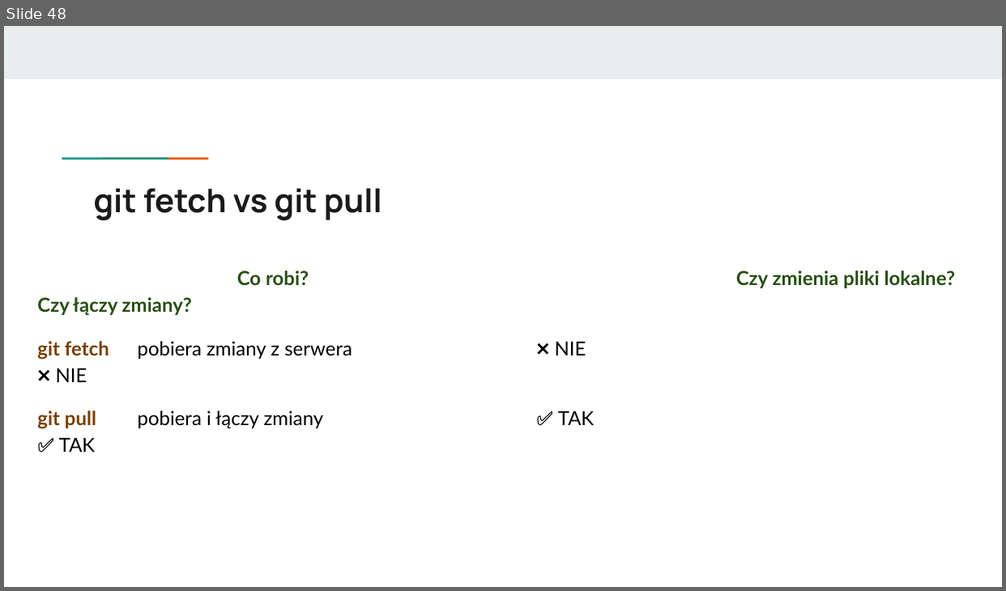
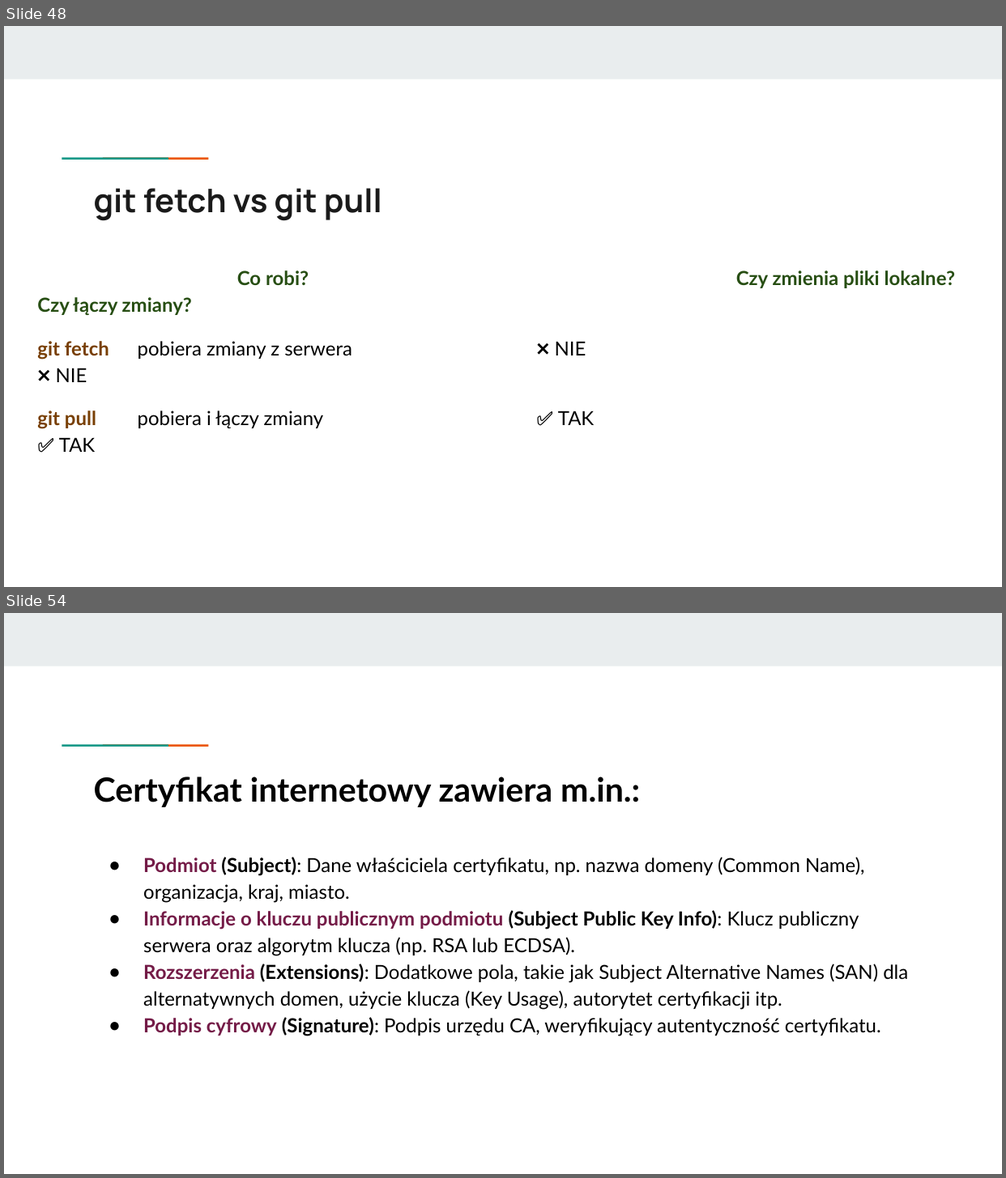
Before and after one commit to KasiaKasia/PRZEDMIOTY, a slide deck: ZASTOSOWANIE_INFORMATYKI/1A-gr_2/Zastosowanie informatyki - 1A gr. 2-plik2.pptx. Shown one above the other, each under a label of ours: slide 48 before the commit, slides 48 and 54 after it; the slides between them are not shown. The pictures are 1006x591 and 1006x1178 pixels, drawn with LibreOffice and Linux fonts; fonts in the diff are those of the drawing. Boxes give left, top, right and bottom in pixels: in the first picture for what was removed or moved away, otherwise in the second. Text is boxed around its words. In the diff, an @@ line names an element or a change of style, - is before the commit and + after.

Commit message:
[feat] - Zastosowanie info

```diff
--- a/ZASTOSOWANIE_INFORMATYKI/1A-gr_2/Zastosowanie informatyki - 1A gr. 2-plik2.pptx
+++ b/ZASTOSOWANIE_INFORMATYKI/1A-gr_2/Zastosowanie informatyki - 1A gr. 2-plik2.pptx
@@ slide 54 added at (4, 613, 1002, 1174), background #FFFFFF; not listed: 3 template elements that a slide beside it also shows @@
@@ title added at (94, 777, 640, 807), 24 pt, text #000000, bold @@
+Certyfikat internetowy zawiera m.in.:
@@ text added at (143, 857, 908, 1037), 14 pt, text #000000 @@
+● Podmiot (Subject): Dane właściciela certyfikatu, np. nazwa domeny (Common Name), organizacja, kraj, miasto.
+● Informacje o kluczu publicznym podmiotu (Subject Public Key Info): Klucz publiczny serwera oraz algorytm klucza (np. RSA lub ECDSA).
+● Rozszerzenia (Extensions): Dodatkowe pola, takie jak Subject Alternative Names (SAN) dla alternatywnych domen, użycie klucza (Key Usage), autorytet certyfikacji itp.
+● Podpis cyfrowy (Signature): Podpis urzędu CA, weryfikujący autentyczność certyfikatu.
```
Also in this commit, not shown: 14 other slides added, 1 other file.
